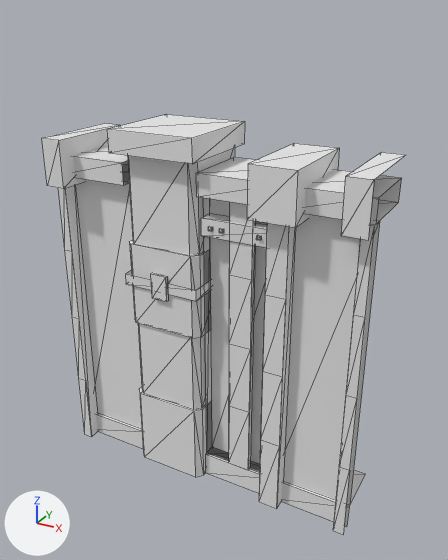
What one commit did to the glTF model pit-scene/kit/glb/T1_Start_B.glb.
Rendered twice from a 50 mm lens placed at (3.89, -6.33, 6.54), pointed at (0.26, 0.27, 3.24). The lights are fixed; the arrows at lower left show +X, +Y and +Z. The picture after the commit comes second. Mesh edges are drawn as thin lines. Vertices at exactly the same position are counted once.

The older version as bpy lines, for what is in view:
```python
mat_t1_scenery = principled_material('T1_Scenery')
mat_t1_scenery.base_color = (0.8, 0.8, 0.8)  # white #e7e7e7
mat_t1_scenery.roughness = 0.9
me_t1_start_b = bpy.data.meshes.new('T1_Start_B')
me_t1_start_b.from_pydata(...)  # 243 vertices, 244 faces; spans x -2.25..2.25, y -0.2..1.2, z 0.0..5.15
me_t1_start_b.materials.append(mat_t1_scenery)  # white #e7e7e7
ob_t1_start_b = bpy.data.objects.new('T1_Start_B', me_t1_start_b)
ob_t1_start_b.location = (0.0, 0.0, 0.0)
```
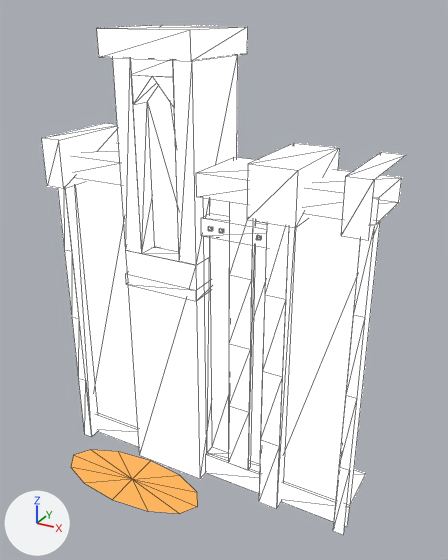
Location of each change, (x1, y1, x2, y2) in pixels of the pictures (448 x 560 px; the box of a moved part takes in the faces that stretch with it):
'T1_Start_B', recoloured, reshaped (lighter, 21% taller): before (42, 114, 406, 534); after (42, 25, 406, 534)
part 1 of me_t1_start_b, moved or reshaped: before (107, 114, 245, 164); after (97, 25, 247, 61)
part 2 of me_t1_start_b, added (orange): after (71, 450, 198, 514)
part 3 of me_t1_start_b, deleted: before (138, 324, 206, 410)
part 4 of me_t1_start_b, deleted: before (127, 148, 235, 256)
part 5 of me_t1_start_b, deleted: before (151, 273, 168, 302)
part 6 of me_t1_start_b, built on: before (129, 240, 212, 477); after (113, 55, 238, 479)

Patch to the scene script:
```diff
--- a/pit-scene/kit/glb/T1_Start_B.glb.py
+++ b/pit-scene/kit/glb/T1_Start_B.glb.py
@@ mat_t1_scenery @@
 n0 = _N.new('ShaderNodeBsdfPrincipled'); n0.name = 'Principled BSDF'
 n0.inputs[2].default_value = 0.9  # 'Roughness'
+n0.inputs[28].default_value = 4.0  # 'Emission Strength'
 n1 = _N.new('ShaderNodeOutputMaterial'); n1.name = 'Material Output'
+n2 = _N.new('ShaderNodeMix'); n2.name = 'Mix'
+n2.data_type = 'RGBA'
+n2.blend_type = 'MULTIPLY'
+n2.inputs[0].default_value = 1.0  # 'Factor'
+n2.inputs[7].default_value = (0.8, 0.8, 0.8, 1.0)  # 'B', white #e7e7e7
+n3 = _N.new('ShaderNodeVertexColor'); n3.name = 'Color Attribute'
 _L.new(n0.outputs[0], n1.inputs[0])  # 'BSDF' to 'Surface'
+_L.new(n2.outputs[2], n0.inputs[0])  # 'Result' to 'Base Color'
+_L.new(n3.outputs[0], n2.inputs[6])  # 'Color' to 'A'
@@ mat_t1_beam @@
+mat_t1_beam = bpy.data.materials.new('T1_Beam')
+# nodes: BsdfPrincipled, Mix, OutputMaterial, VertexColor
+# colours: orange #fcb45d, black #000000, mixed with the vertex colours
@@ me_t1_start_b @@
 # used by ob_t1_start_b; location = (0.0, 0.0, 0.0)
-me_t1_start_b.from_pydata(...)  # 243 vertices, 244 faces; spans x -2.25..2.25, y -0.2..1.2, z 0.0..5.15
+me_t1_start_b.from_pydata(...)  # 230 vertices, 233 faces; spans x -2.25..2.25, y -1.03..1.2, z 0.0..6.32
+# me_t1_start_b part 1: the loose piece of 8 vertices spanning x -1.18..0.06, y -0.14..1.2, z 4.85..5.15 is scaled about its middle by (1.03, 1.01, 1.07), then moved by (0.0, -0.01, 1.16)
+# me_t1_start_b part 2: a new loose piece of 13 vertices spanning x -2.01..0.29, y -1.03..-0.07, z 0.05, in mat_t1_beam
+# me_t1_start_b part 3: the loose piece of 12 vertices spanning x -1.1..-0.03, y 0.03..1.1, z 1.2..2.4 is deleted
+# me_t1_start_b part 4: the loose piece of 12 vertices spanning x -1.1..-0.03, y 0.03..1.1, z 3.6..4.85 is deleted
+# me_t1_start_b part 5: the loose piece of 8 vertices spanning x -0.68..-0.44, y -0.06..-0.02, z 2.9..3.26 is deleted
+# me_t1_start_b part 6
+# 21 vertices are removed from x -1.12..0.0, y 0.0..1.1, z 0.0..3.6
+# 28 faces are deleted
+# 1 vertex moves from x 0.0, y 1.1, z 1.2 to x 0.0, y 0.0, z 0.0
+# 22 vertices are added at x -1.12..0.0, y 0.0..1.1, z 0.0..6.0
+# 5 new vertices lie (0.0, 0.3, 0.0) away from vertices in x -0.86..-0.26, y 0.0, z 3.5..5.8
+# 43 new faces join them, mat_t1_scenery
 me_t1_start_b.materials.append(mat_t1_scenery)
+me_t1_start_b.materials.append(mat_t1_beam)
```
